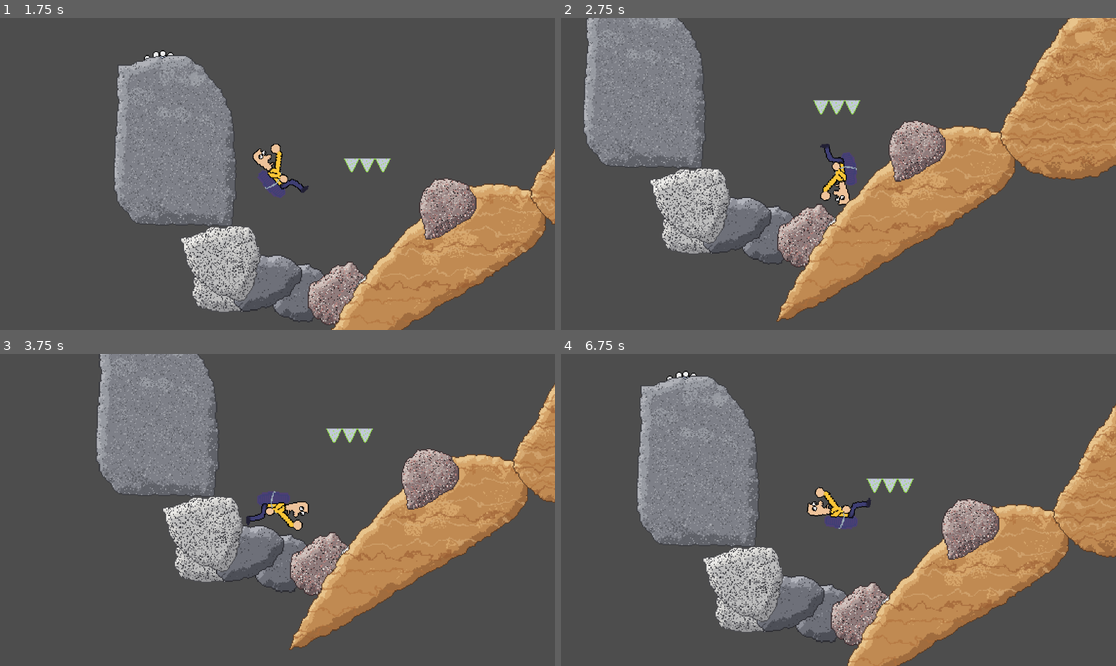
Above: before the commit, frames 1-4 (two rows, left to right).
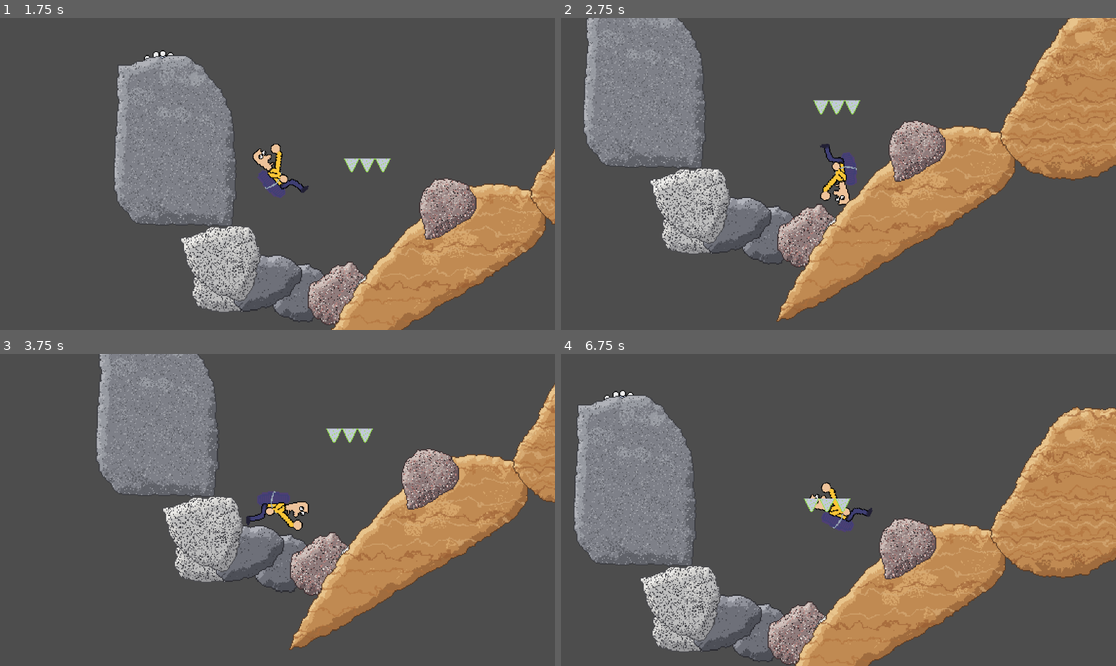
Above: after the commit, the same moments.

Repository: Hustawek/bouncy-back
Game: Godot game, scene res://main.tscn
Two runs of this game, one before a commit and one after it. Both use one fixed random seed, a clock stepped at 60 frames per second and the inputs below.
Inputs (mouse positions are in pixels of both pictures, inside the frame that each line leads up to):
- Up to frame 1 (1.75 s): tap Enter at 0.5 s; move the mouse to (399, 158) at 0.52 s; hold D (rotate_right) 0.53-1.25 s; click (399, 158) at 0.67 s; drag from (166, 189) to (249, 236) at 1.27 s
- Up to frame 2 (2.75 s): move the mouse to (894, 105) at 2.02 s; hold D (rotate_right) from 2.03 s (still down)
- Up to frame 3 (3.75 s): release D (rotate_right) at 2.75 s; drag from (249, 572) to (111, 463) at 2.77 s; move the mouse to (444, 556) at 3.52 s; hold A (rotate_left) from 3.53 s (still down)
- Up to frame 4 (6.75 s): release A (rotate_left) at 4.25 s; drag from (672, 463) to (838, 497) at 4.27 s; move the mouse to (866, 510) at 5.02 s; hold A (rotate_left) 5.03-5.75 s; click (866, 510) at 5.17 s; drag from (755, 432) to (727, 525) at 5.77 s; move the mouse to (960, 494) at 6.52 s; hold D (rotate_right) from 6.53 s (still down)

Frame 1 is identical in both runs. In frame 2, 0.1% of the frame differs, in the area x 4-100%, y 1-95%; in frame 3, 0.1%; in frame 4, 38%, in the area x 2-100%, y 5-100%.

Commit message:
Added jumo sounds to the player

Diff:
--- a/player.tscn
+++ b/player.tscn
@@ -2,13 +2,10 @@
 
 [ext_resource type="Script" uid="uid://cimicfi5jbwo1" path="res://player.gd" id="1_4flbx"]
 [ext_resource type="Texture2D" uid="uid://u74sappk2vby" path="res://sprites/jakisBullshit.png" id="2_onrkg"]
+[ext_resource type="AudioStream" uid="uid://c344oprnxsrr5" path="res://sounds/spike.ogg" id="3_i3pqv"]
 
 [sub_resource type="PhysicsMaterial" id="PhysicsMaterial_ot507"]
 friction = 0.5
-
-[sub_resource type="CapsuleShape2D" id="CapsuleShape2D_r6cd3"]
-radius = 5.0
-height = 12.000002
 
 [sub_resource type="CapsuleShape2D" id="CapsuleShape2D_60f5w"]
 radius = 5.996345
@@ -42,6 +39,16 @@
 radius = 7.0000005
 height = 32.0
 
+[sub_resource type="AudioStreamRandomizer" id="AudioStreamRandomizer_hqtel"]
+random_pitch = 1.3348398
+random_volume_offset_db = 2.0
+streams_count = 1
+stream_0/stream = ExtResource("3_i3pqv")
+
+[sub_resource type="CapsuleShape2D" id="CapsuleShape2D_r6cd3"]
+radius = 5.0
+height = 12.000002
+
 [sub_resource type="Gradient" id="Gradient_onrkg"]
 colors = PackedColorArray(0.23753911, 0.23753914, 0.23753911, 1, 1, 1, 1, 1)
 
@@ -70,12 +77,6 @@
 spin_drag = 1.0
 bounce_spin_factor = 0.0
 
-[node name="CollisionShape2D7" type="CollisionShape2D" parent="." unique_id=283282137]
-position = Vector2(-21, -15)
-rotation = 3.1415925
-scale = Vector2(0.99999994, 0.99999994)
-shape = SubResource("CapsuleShape2D_r6cd3")
-
 [node name="Sprite2D" type="Sprite2D" parent="." unique_id=1734874628]
 rotation = -1.5707964
 texture = ExtResource("2_onrkg")
@@ -87,6 +88,7 @@
 collision_layer = 0
 
 [node name="CollisionShape2D" type="CollisionShape2D" parent="BackSensor" unique_id=962849938]
+z_index = 100
 position = Vector2(-1, 13.000001)
 rotation = -1.6057029
 shape = SubResource("CapsuleShape2D_60f5w")
@@ -117,6 +119,7 @@
 [node name="CollisionShape2D6" type="CollisionShape2D" parent="." unique_id=1822826580]
 position = Vector2(-9, -9)
 rotation = 2.3561945
+scale = Vector2(0.99999994, 0.99999994)
 shape = SubResource("CapsuleShape2D_k6fxa")
 
 [node name="CollisionShape2D8" type="CollisionShape2D" parent="." unique_id=366242435]
@@ -125,6 +128,18 @@
 scale = Vector2(0.99999994, 0.99999994)
 shape = SubResource("CapsuleShape2D_idk1l")
 
+[node name="JumpSound" type="AudioStreamPlayer2D" parent="." unique_id=1625190636]
+position = Vector2(-21, -15)
+rotation = 3.1415925
+scale = Vector2(0.99999994, 0.99999994)
+stream = SubResource("AudioStreamRandomizer_hqtel")
+
+[node name="CollisionShape2D7" type="CollisionShape2D" parent="." unique_id=283282137]
+position = Vector2(-21, -15)
+rotation = 3.1415925
+scale = Vector2(0.99999994, 0.99999994)
+shape = SubResource("CapsuleShape2D_r6cd3")
+
 [node name="Uranium" type="GPUParticles2D" parent="." unique_id=1969688368]
 visible = false
 process_material = SubResource("ParticleProcessMaterial_onrkg")
Not shown, added: sounds/542959__deolandredejager__fluffing-of-a-pillow.wav.import
Not shown, added: sounds/spike.ogg.import
Not shown, added: sounds/542959__deolandredejager__fluffing-of-a-pillow.wav
Not shown, added: sounds/spike.ogg
